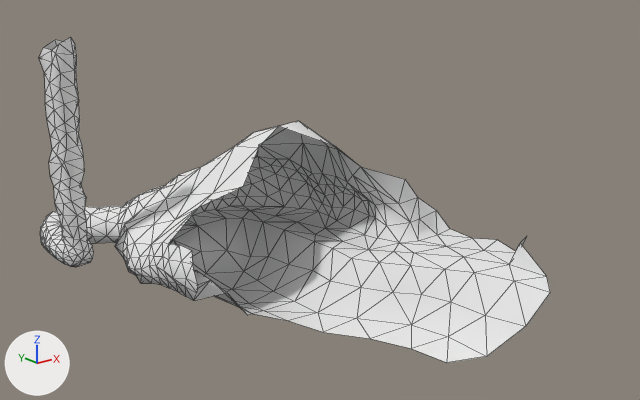
The OBJ model Assets/Terrain/cave.obj, before and after one commit.
One viewpoint serves both versions: a camera (50 mm lens) standing at (-20.6, -49.8, 20.3) and looking at (13.4, -7.3, 3.3). The axes (+X, +Y, +Z) are drawn at lower left. The lights are the same throughout. Mesh edges are drawn as thin lines. Where no turn or scale is listed for an object, it has been applied to the vertices. Vertices at the same position are counted once.

Names of what the first picture shows: 'Cave_Plane'.
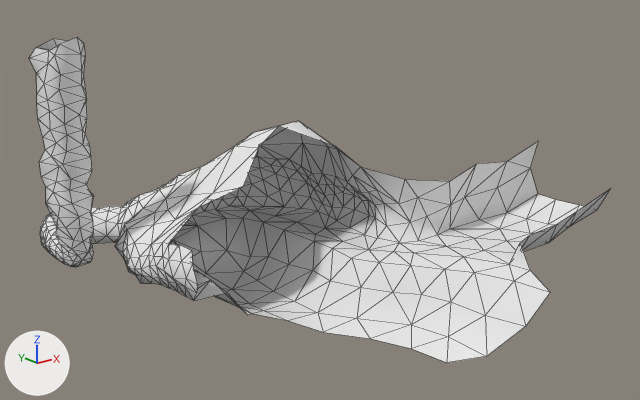
Boxes (x1, y1, x2, y2) around the edits, measured in the pictures (640 x 400 px):
'Cave_Plane', reshaped (14% wider): before (39, 37, 550, 363); after (29, 38, 610, 363)
part 1 of me_cave_plane, built on: before (39, 37, 195, 260); after (29, 38, 195, 260)
part 2 of me_cave_plane, built on: before (410, 198, 550, 292); after (405, 141, 610, 292)

What the commit changed:
me_cave_plane is used by ob_cave_plane; location (0.0, 0.0, 0.0).
me_cave_plane had 573 vertices, 1106 faces and spanned x -1.2..23.5, y -21.2..6.0, z -4.1..14.0.
me_cave_plane now has 626 vertices, 1206 faces and spans x -1.7..30.8, y -21.2..6.0, z -4.1..14.0.
Part 1, on me_cave_plane:
35 vertices are removed from x -1.2..8.2, y -1.1..5.1, z -0.4..14.0.
114 faces are deleted.
5 vertices in x 0.2..0.4, y -0.7..-0.5, z 2.9..9.4 move by (0.3, -0.2, 0.0).
5 vertices in x -1.2..-1.1, y 0.3..0.5, z 4.1..10.2 move by (-0.4, 0.3, 0.0).
5 vertices in x -0.8..-0.5, y -1.0..-0.9, z 4.3..10.3 move by (-0.2, -0.4, 0.0).
4 vertices in x -0.2..-0.1, y 0.6..0.8, z 3.6..10.2 move by (0.1, 0.4, 0.0).
3 vertices in x -1.1..-0.9, y 0.2..0.3, z 1.9..8.2 move by (-0.3, 0.2, 0.0).
3 vertices in x -0.8, y -0.8..-0.5, z 2.9..8.0 move by (-0.3, -0.2, 0.0).
53 vertices move from x -1.1..8.1, y -1.0..5.2, z 0.4..10.6 to x -1.6..8.2, y -1.4..5.3, z 0.4..10.6.
66 vertices are added at x -1.7..8.5, y -1.5..4.9, z -0.6..14.0.
176 new faces join them.
Part 2, on me_cave_plane:
4 vertices are removed from x 21.9..23.5, y -16.7..-9.5, z -0.1..1.5.
9 faces are deleted.
2 vertices move from x 20.4..21.1, y -19.5..-9.4, z -0.1..1.1 to x 20.9..21.1, y -18.3..-9.5, z -0.1..1.2.
26 vertices are added at x 22.1..30.8, y -17.5..-9.0, z -0.1..5.5.
47 new faces join them.
